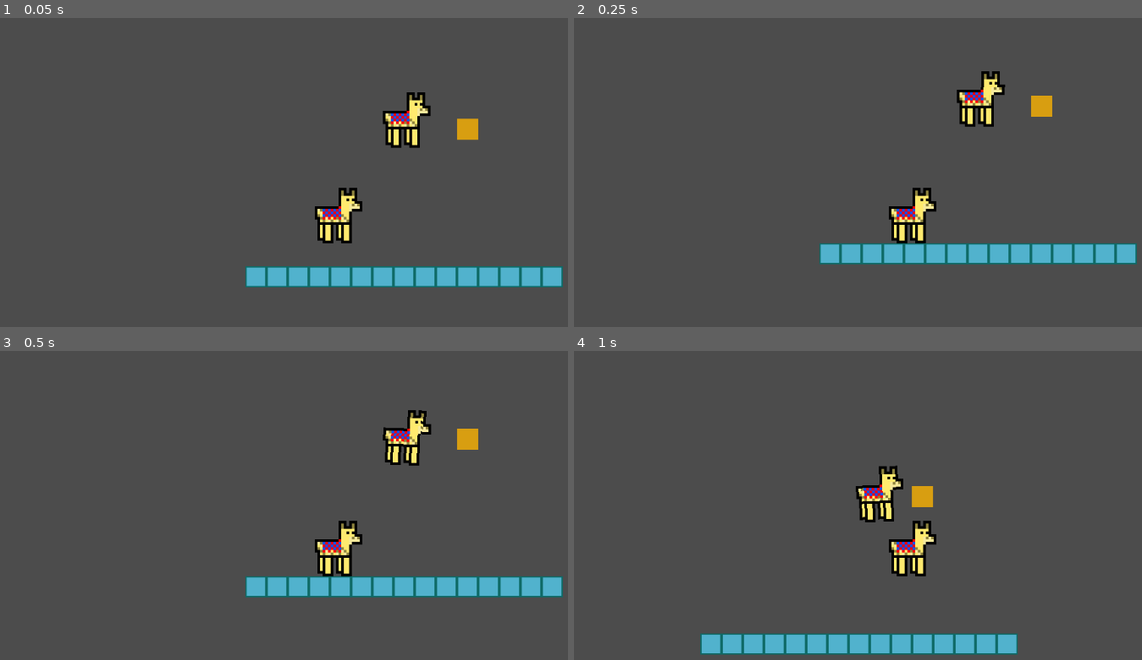
Above: before the commit, frames 1-4 (two rows, left to right).
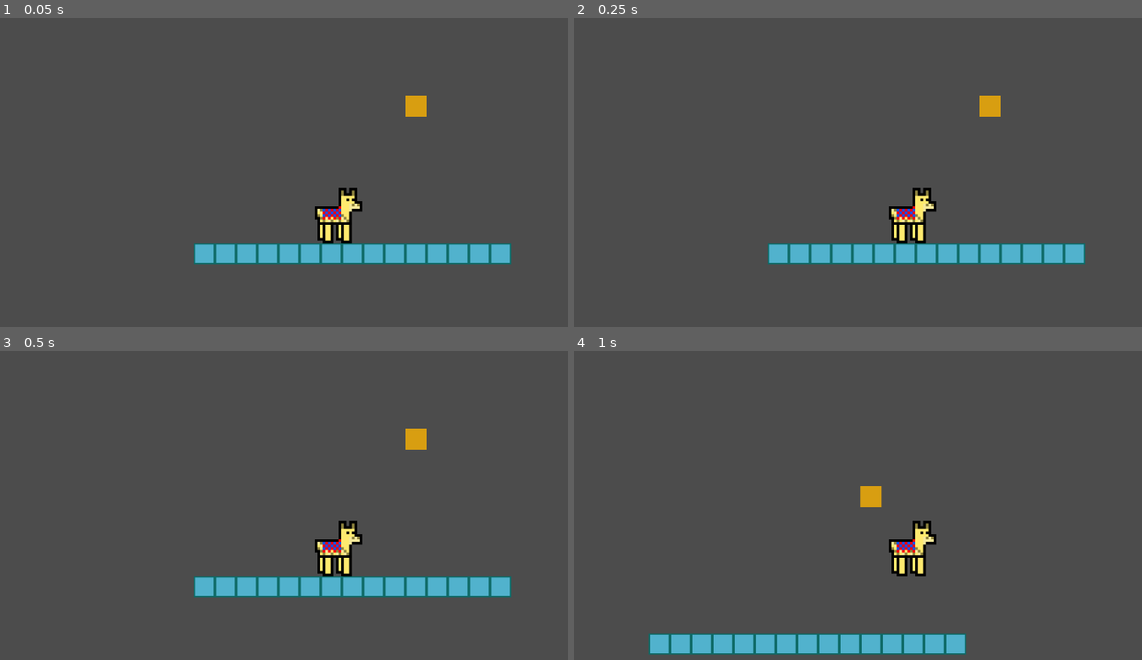
Above: after the commit, the same moments.

Repository: LeoDog896/Llama-Zips
Game: Godot game, scene res://Templates/LevelTemplate.tscn
Two runs of this game, one before a commit and one after it. Both use one fixed random seed, a clock stepped at 60 frames per second and the inputs below.
Inputs:
- Up to frame 1 (0.05 s): no input
- Up to frame 2 (0.25 s): no input
- Up to frame 3 (0.5 s): no input
- Up to frame 4 (1 s): tap Enter at 0.5 s; hold Right (ui_right) from 0.53 s (still down); tap Space (jump) at 0.77 s

The runs differ from the first frame. In frame 1, 8.9% of the frame differs, in the area x 34-100%, y 24-88%; in frame 2, 3.4%; in frame 3, 3.4%; in frame 4, 3.2%.

Commit message:
Update LevelTemplate.tscn

Diff:
--- a/Templates/LevelTemplate.tscn
+++ b/Templates/LevelTemplate.tscn
@@ -1,9 +1,8 @@
-[gd_scene load_steps=10 format=2]
+[gd_scene load_steps=9 format=2]
 
 [ext_resource path="res://Utils/Player.tscn" type="PackedScene" id=1]
 [ext_resource path="res://tile.png" type="Texture" id=2]
 [ext_resource path="res://goldtile.png" type="Texture" id=3]
-[ext_resource path="res://Utils/RigidPlayer.tscn" type="PackedScene" id=4]
 
 [sub_resource type="ConvexPolygonShape2D" id=1]
 points = PoolVector2Array( 0, 0, 32, 0, 32, 32, 0, 32 )
@@ -23,6 +22,11 @@
 0/tile_mode = 0
 0/occluder_offset = Vector2( 0, 0 )
 0/navigation_offset = Vector2( 0, 0 )
+0/shape_offset = Vector2( 0, 0 )
+0/shape_transform = Transform2D( 1, 0, 0, 1, 0, 0 )
+0/shape = SubResource( 1 )
+0/shape_one_way = false
+0/shape_one_way_margin = 1.0
 0/shapes = [ {
 "autotile_coord": Vector2( 0, 0 ),
 "one_way": false,
@@ -40,6 +44,11 @@
 1/occluder_offset = Vector2( 0, 0 )
 1/occluder = SubResource( 2 )
 1/navigation_offset = Vector2( 0, 0 )
+1/shape_offset = Vector2( 0, 0 )
+1/shape_transform = Transform2D( 1, 0, 0, 1, 0, 0 )
+1/shape = SubResource( 3 )
+1/shape_one_way = false
+1/shape_one_way_margin = 1.0
 1/shapes = [ {
 "autotile_coord": Vector2( 0, 0 ),
 "one_way": false,
@@ -53,8 +62,8 @@
 
 [node name="Node2D" type="Node2D"]
 
-[node name="PlayerKin" parent="." instance=ExtResource( 1 )]
-position = Vector2( 190.746, 409.167 )
+[node name="KinematicBody2D" parent="." instance=ExtResource( 1 )]
+position = Vector2( 269.245, 444.241 )
 motion/sync_to_physics = false
 
 [node name="TileMap" type="TileMap" parent="."]
@@ -66,7 +75,7 @@
 tile_data = PoolIntArray( -131062, 1, 0, 327680, 0, 0, 327681, 0, 0, 327682, 0, 0, 327683, 0, 0, 327684, 0, 0, 327685, 0, 0, 327686, 0, 0, 327687, 0, 0, 327688, 0, 0, 327689, 0, 0, 327690, 0, 0, 327691, 0, 0, 327692, 0, 0, 327693, 0, 0, 327694, 0, 0 )
 
 [node name="DampedSpringJoint2D" type="DampedSpringJoint2D" parent="."]
-node_a = NodePath("../PlayerRid")
+node_a = NodePath("../RigidBody2D")
 node_b = NodePath("../StaticBody2D")
 stiffness = 64.0
 
@@ -75,6 +84,3 @@
 
 [node name="CollisionShape2D" type="CollisionShape2D" parent="StaticBody2D"]
 shape = SubResource( 5 )
-
-[node name="PlayerRid" parent="." instance=ExtResource( 4 )]
-position = Vector2( 294.079, 267.501 )
